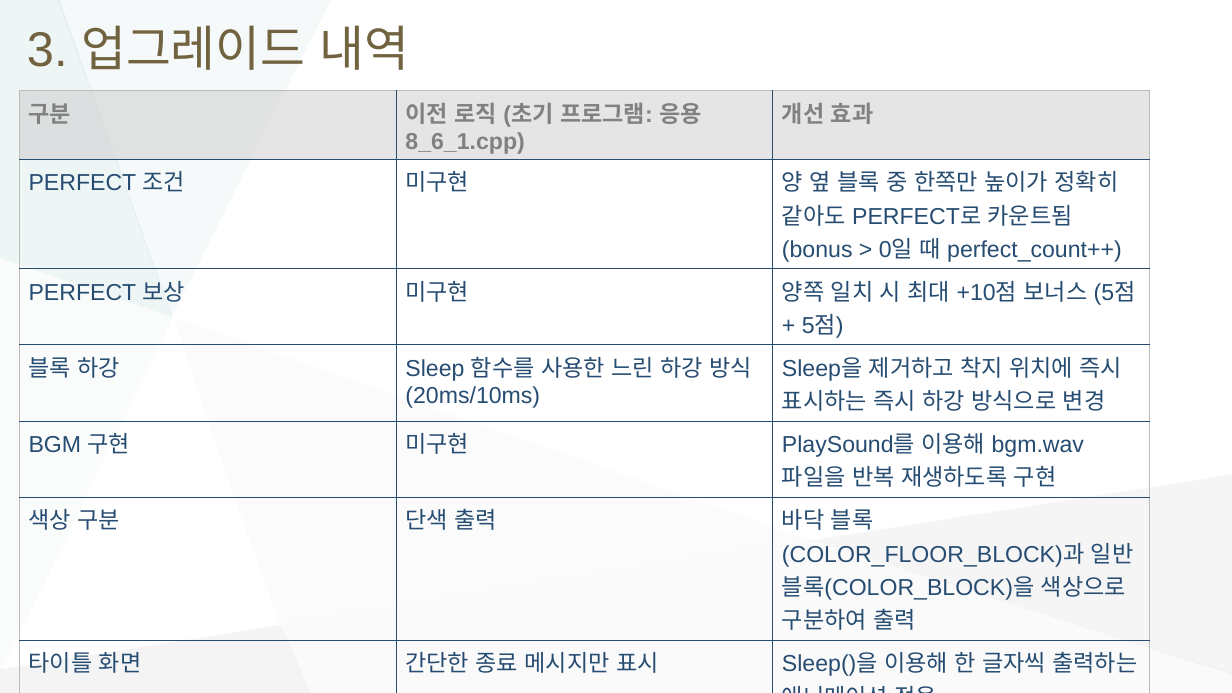
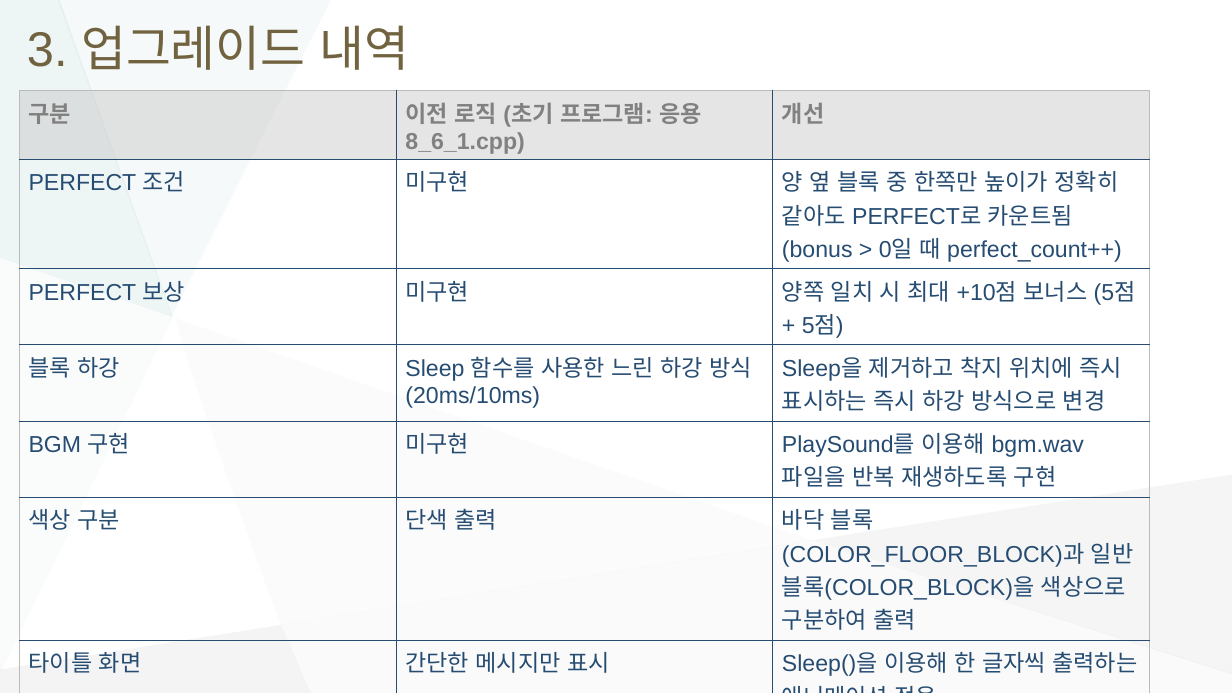
Before and after one commit to chi335/2025-10-10, a slide deck: slide 4 of report/게임프로그래밍.pptx. Drawn at 1232x693 pixels with LibreOffice and Linux fonts; fonts in the diff are those of the drawing. Boxes give left, top, right and bottom in pixels: in the first picture for what was removed or moved away, otherwise in the second. Text is boxed around its words. In the diff, an @@ line names an element or a change of style, - is before the commit and + after.

```diff
--- a/report/게임프로그래밍.pptx
+++ b/report/게임프로그래밍.pptx
@@ table at <box>19,91,1151,693</box> @@
-row 1, column 3: 개선 효과
+row 1, column 3: 개선
-row 7, column 2: 간단한 종료 메시지만 표시
+row 7, column 2: 간단한 메시지만 표시
```
Also in this commit, not shown: 2 other slides changed.
